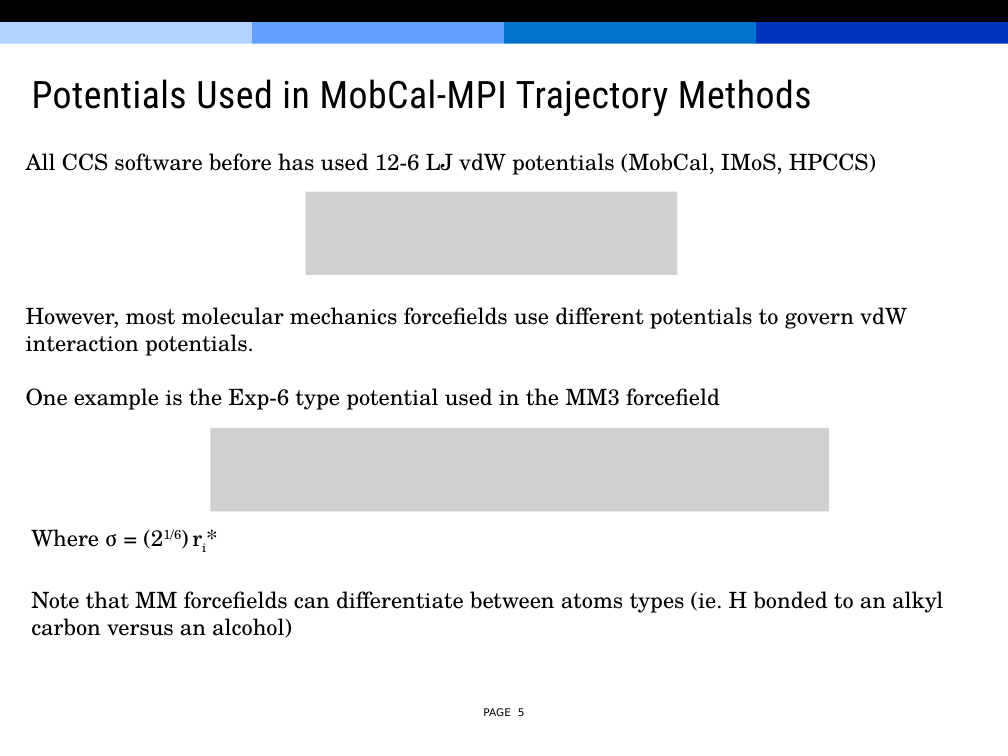
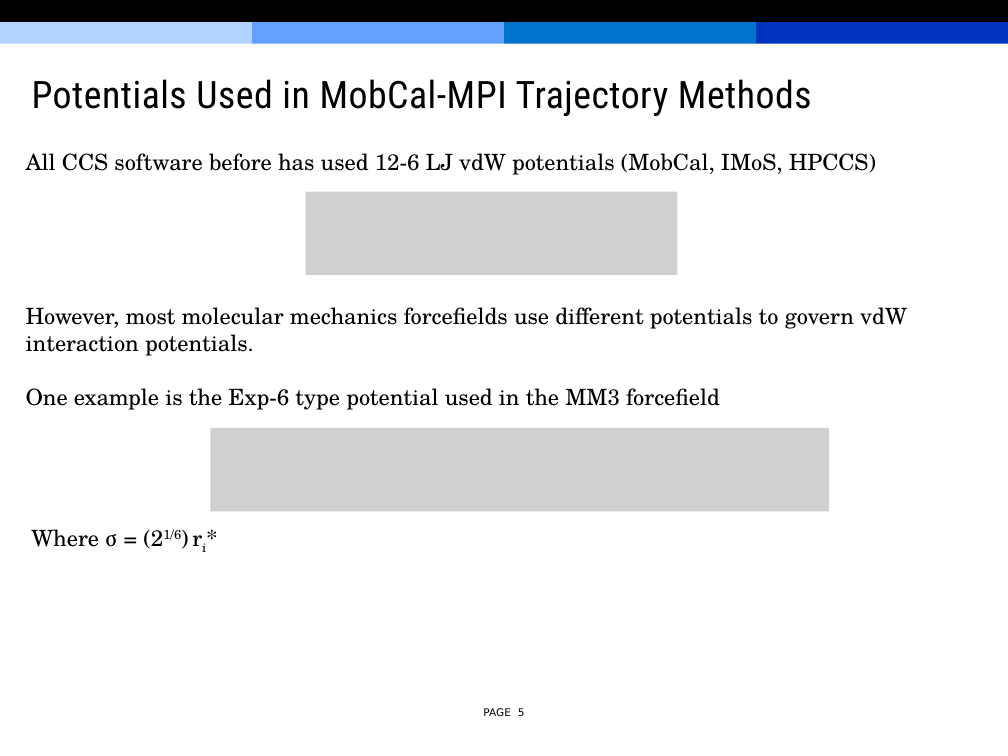
Before and after one commit to HopkinsLaboratory/MobCal-MPI, a slide deck: slide 5 of MobCal_MPI.pptx. Drawn at 1008x756 pixels with LibreOffice and Linux fonts; fonts in the diff are those of the drawing; grey boxes stand for pictures; background and template pictures are left out. Boxes give left, top, right and bottom in pixels: in the first picture for what was removed or moved away, otherwise in the second. Text is boxed around its words. In the diff, an @@ line names an element or a change of style, - is before the commit and + after.

```diff
--- a/MobCal_MPI.pptx
+++ b/MobCal_MPI.pptx
@@ text removed at (x1=31, y1=591, x2=943, y2=638) @@
-Note that MM forcefields can differentiate between atoms types (ie. H bonded to an alkyl carbon versus an alcohol)
```
Also in this commit, not shown: 3 other slides changed.
